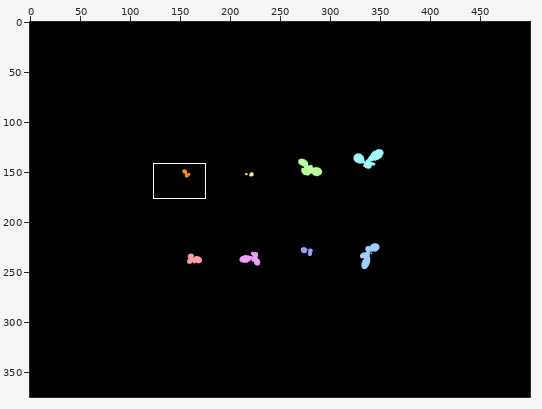
Sprite sheet: test/Annotations/video1/00000.png. Above, an overview of the earlier version with the close-up marked.
Close-up. Old version:
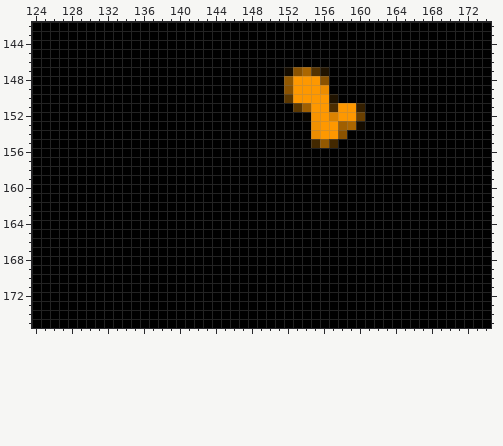
The file is 500x375 pixels. Colours within 5 levels of each other are drawn and written as one. Shown: x 124..174, y 142..175. The commit also changed other parts of the picture, which this record leaves out.
After the commit:
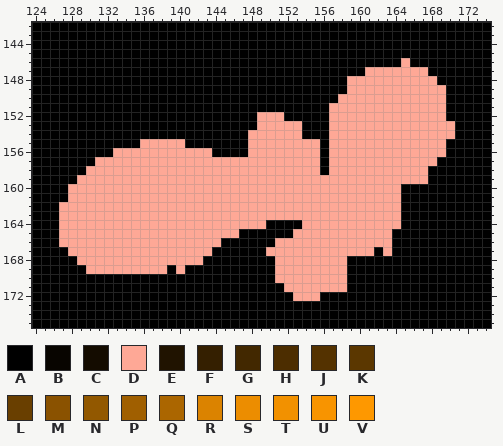
Palette (. is transparent): A #000000  B #080500  C #140c00  D #fea896  E #201300  F #341f00  G #422800  H #4c2d00  J #543200  K #5b3700  L #693f00  M #8a5200  N #925800  P #a05f00  Q #ab6600  R #db8300  S #ec8d00  T #f29100  U #f89400  V #fe9800
Diff:
y 146: x 165 A -> D
y 147: x 152..156 CMQJE -> AAAAA; x 161..167 AAAAAAA -> DDDDDDD
y 148: x 152..156 NVVVM -> AAAAA; x 159..168 AAAAAAAAAA -> DDDDDDDDDD
y 149: x 152..156 MVVVS -> AAAAA; x 159..169 AAAAAAAAAAA -> DDDDDDDDDDD
y 150: x 152..169 KVVVVEAAAAAAAAAAAA -> AAAAAADDDDDDDDDDDD
y 151: x 153..169 KPVVHVVFAAAAAAAAA -> AAAADDDDDDDDDDDDD
y 152: x 149..151 AAA -> DDD; x 154..169 BUVRVVLAAAAAAAAA -> AAADDDDDDDDDDDDD
y 153: x 149..153 AAAAA -> DDDDD; x 155..170 TVVPQCAAAAAAAAAA -> AADDDDDDDDDDDDDD
y 154: x 148..153 AAAAAA -> DDDDDD; x 155..170 SVVMAAAAAAAAAAAA -> AADDDDDDDDDDDDDD
y 155: x 136..140 AAAAA -> DDDDD; x 148..169 AAAAAAAGNGAAAAAAAAAAAA -> DDDDDDDDADDDDDDDDDDDDD
y 156: x 133..143 AAAAAAAAAAA -> DDDDDDDDDDD; x 148..155 AAAAAAAA -> DDDDDDDD; x 157..169 AAAAAAAAAAAAA -> DDDDDDDDDDDDD
y 157: x 131..155 AAAAAAAAAAAAAAAAAAAAAAAAA -> DDDDDDDDDDDDDDDDDDDDDDDDD; x 157..168 AAAAAAAAAAAA -> DDDDDDDDDDDD
y 158: x 130..155 AAAAAAAAAAAAAAAAAAAAAAAAAA -> DDDDDDDDDDDDDDDDDDDDDDDDDD; x 157..167 AAAAAAAAAAA -> DDDDDDDDDDD
y 159: x 129..167 AAAAAAAAAAAAAAAAAAAAAAAAAAAAAAAAAAAAAAA -> DDDDDDDDDDDDDDDDDDDDDDDDDDDDDDDDDDDDDDD
y 160..161: x 128..164 AAAAAAAAAAAAAAAAAAAAAAAAAAAAAAAAAAAAA -> DDDDDDDDDDDDDDDDDDDDDDDDDDDDDDDDDDDDD
y 162..163: x 127..164 AAAAAAAAAAAAAAAAAAAAAAAAAAAAAAAAAAAAAA -> DDDDDDDDDDDDDDDDDDDDDDDDDDDDDDDDDDDDDD
y 164: x 127..149 AAAAAAAAAAAAAAAAAAAAAAA -> DDDDDDDDDDDDDDDDDDDDDDD; x 154..164 AAAAAAAAAAA -> DDDDDDDDDDD
y 165: x 127..146 AAAAAAAAAAAAAAAAAAAA -> DDDDDDDDDDDDDDDDDDDD; x 153..163 AAAAAAAAAAA -> DDDDDDDDDDD
y 166: x 127..144 AAAAAAAAAAAAAAAAAA -> DDDDDDDDDDDDDDDDDD; x 151..163 AAAAAAAAAAAAA -> DDDDDDDDDDDDD
y 167: x 128..143 AAAAAAAAAAAAAAAA -> DDDDDDDDDDDDDDDD; x 150..161 AAAAAAAAAAAA -> DDDDDDDDDDDD; x 163 A -> D
y 168: x 129..142 AAAAAAAAAAAAAA -> DDDDDDDDDDDDDD; x 151..158 AAAAAAAA -> DDDDDDDD
y 169: x 130..138 AAAAAAAAA -> DDDDDDDDD; x 140 A -> D; x 151..158 AAAAAAAA -> DDDDDDDD
y 170: x 151..158 AAAAAAAA -> DDDDDDDD
y 171: x 152..158 AAAAAAA -> DDDDDDD
y 172: x 153..155 AAA -> DDD
Pixel boxes of the changes (left, top, right, bottom) in both close-ups:
changed: (59, 58, 455, 301)
